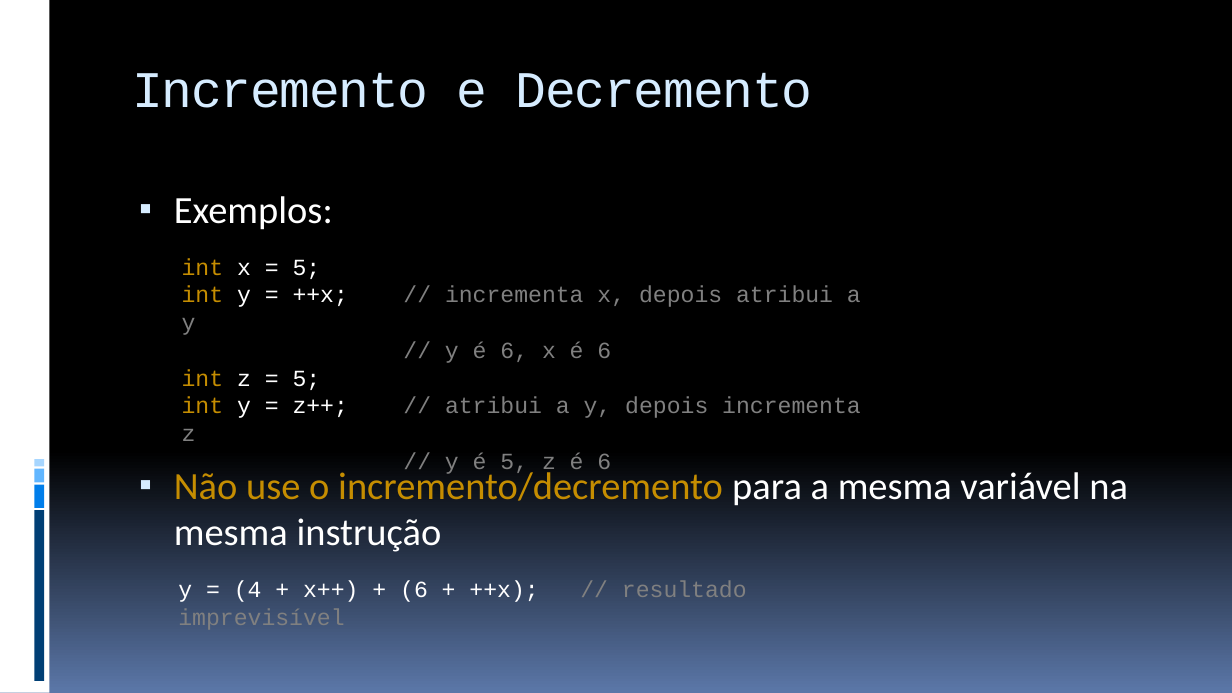
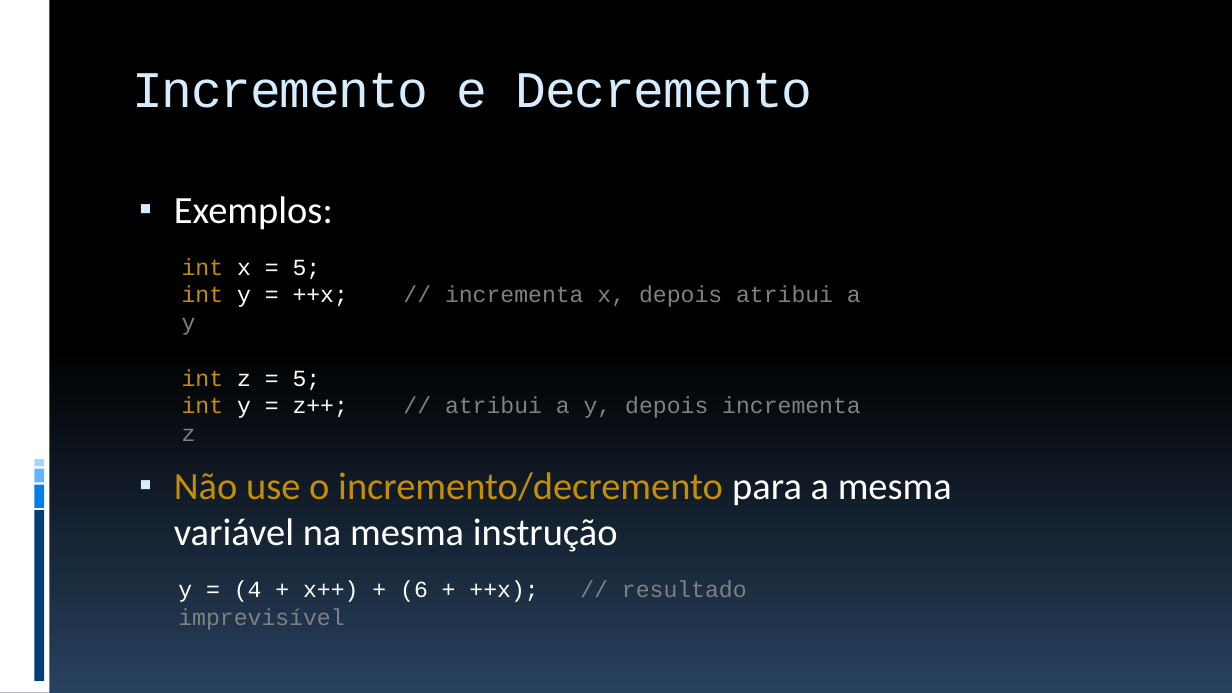
Before and after one commit to JudsonSS/ProgComp, a slide deck: slide 14 of Slides/17. Aplicações do Laço For.pptx. Drawn at 1232x693 pixels with LibreOffice and Linux fonts; fonts in the diff are those of the drawing. Boxes give left, top, right and bottom in pixels: in the first picture for what was removed or moved away, otherwise in the second. Text is boxed around its words. In the diff, an @@ line names an element or a change of style, - is before the commit and + after.

```diff
--- a/Slides/17. Aplicações do Laço For.pptx
+++ b/Slides/17. Aplicações do Laço For.pptx
@@ background gradient #000000 to #5B77A8 to gradient #000000 to #28415E @@
@@ text "Exemplos:" rewrapped from (174,196,1128,552) to (174,196,952,552) @@
@@ text at (445,341,611,363): paragraph removed @@
-// y é 6, x é 6
@@ text at (445,452,611,476): paragraph removed @@
-// y é 5, z é 6
```
Also in this commit, not shown: 27 other slides changed, 1 slide added, 8 other files.
